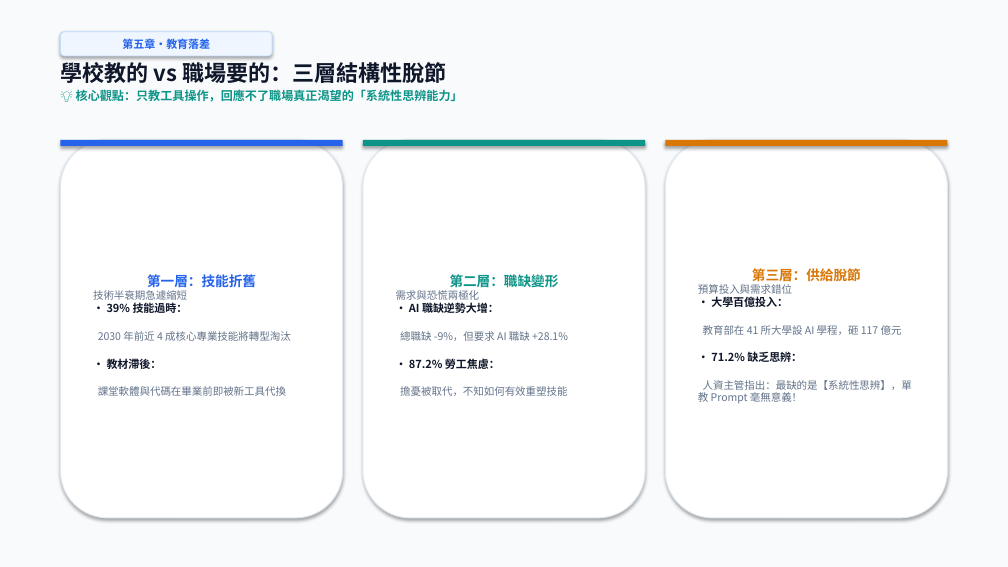
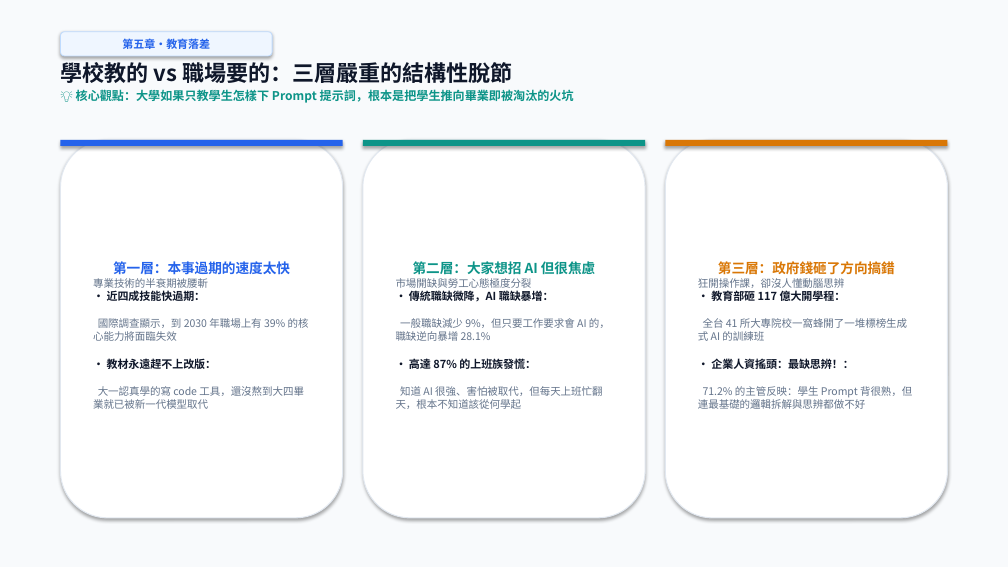
Before and after one commit to ZoeChengYu/2026F_information_and_life, a slide deck: slide 14 of 期中報告_ver.Gemini.1.0.1.pptx. Drawn at 1008x567 pixels with LibreOffice and Linux fonts; fonts in the diff are those of the drawing. Boxes give left, top, right and bottom in pixels: in the first picture for what was removed or moved away, otherwise in the second. Text is boxed around its words. In the diff, an @@ line names an element or a change of style, - is before the commit and + after.

```diff
--- a/期中報告_ver.Gemini.1.0.1.pptx
+++ b/期中報告_ver.Gemini.1.0.1.pptx
@@ text at (60,58,574,103): text changed @@
-學校教的 vs 職場要的：三層結構性脫節
-💡 核心觀點：只教工具操作，回應不了職場真正渴望的「系統性思辨能力」
+學校教的 vs 職場要的：三層嚴重的結構性脫節
+💡 核心觀點：大學如果只教學生怎樣下 Prompt 提示詞，根本是把學生推向畢業即被淘汰的火坑
@@ text in rounded rectangle at (93,261,309,409): text changed @@
-第一層：技能折舊
-技術半衰期急遽縮短
-• 39% 技能過時：
-2030 年前近 4 成核心專業技能將轉型淘汰
-• 教材滯後：
-課堂軟體與代碼在畢業前即被新工具代換
+第一層：本事過期的速度太快
+專業技術的半衰期被腰斬
+• 近四成技能快過期：
+國際調查顯示，到 2030 年職場上有 39% 的核心能力將面臨失效
+• 教材永遠趕不上改版：
+大一認真學的寫 code 工具，還沒熬到大四畢業就已被新一代模型取代
@@ text in rounded rectangle at (396,260,610,409): text changed @@
-第二層：職缺變形
-需求與恐慌兩極化
-• AI 職缺逆勢大增：
-總職缺 -9%，但要求 AI 職缺 +28.1%
-• 87.2% 勞工焦慮：
-擔憂被取代，不知如何有效重塑技能
+第二層：大家想招 AI 但很焦慮
+市場開缺與勞工心態極度分裂
+• 傳統職缺微降，AI 職缺暴增：
+一般職缺減少 9%，但只要工作要求會 AI 的，職缺逆向暴增 28.1%
+• 高達 87% 的上班族發慌：
+知道 AI 很強、害怕被取代，但每天上班忙翻天，根本不知道該從何學起
@@ text in rounded rectangle at (698,261,912,409): text changed @@
-第三層：供給脫節
-預算投入與需求錯位
-• 大學百億投入：
-教育部在 41 所大學設 AI 學程，砸 117 億元
-• 71.2% 缺乏思辨：
-人資主管指出：最缺的是【系統性思辨】，單教 Prompt 毫無意義！
+第三層：政府錢砸了方向搞錯
+狂開操作課，卻沒人懂動腦思辨
+• 教育部砸 117 億大開學程：
+全台 41 所大專院校一窩蜂開了一堆標榜生成式 AI 的訓練班
+• 企業人資搖頭：最缺思辨！：
+71.2% 的主管反映：學生 Prompt 背很熟，但連最基礎的邏輯拆解與思辨都做不好
```
Also in this commit, not shown: 14 other slides changed, 1 other file.
